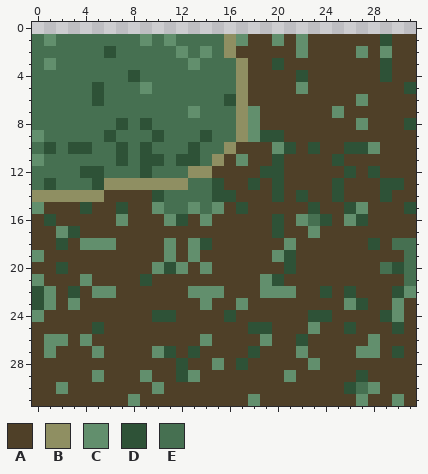
Two states of a pixel-art sprite, sinkdungeon_resource/Texture/dungeon/coast008.png. The picture above is the old version.
The file is 32x32 pixels.
Palette (. is transparent): A #4f4028  B #8f8f62  C #628f6d  D #2e5237  E #467051
Pixels before, first column x 0:
 1 ECEEEEEEECECEEEEBCAACACAAAAAADAA
 2 EEEEEEDEEEEECECEBAAAAACAAAACACAA
 3 ECEEEEEEEEEEECEEEBAADAAAAAAAADAA
 4 EEEEEEEEDEEEEEEEEBAAAADAAAAAADAA
 5 EEEEEDEEECEEEEEEEBAAAACAAAAAAAAD
 6 EEEEEDEEEEEEEEEEDBAAAAAAAAACAAAA
 7 EEEEEEEEEEEEECEEEBCAAAAAACAAAAAA
 8 EEEEEEEDEDEEEEEEEBCAAAAAAAACAAAD
 9 CEEEEEDEEEDEEEDEEBCDDAAAAAAAAAAA
10 EDEDDEEDEDEEEDEEBAAACDADAADDCAAA
11 CEEEEEEDEDDEDDEBACAADAAAADAAAAAA
12 EEEEDDEEEDEEEBBAAAADDAAAAADADAAA
13 EDEEEDBBBBBBBEEDAADADAAAADAAADDA
14 BBBBBBAAAADEEEEDDAAADADAADAAADAA
15 CAAADAADAACEECECADAAAAADAADCAAAD
16 ADAAAAACAAACDACAAAAADACEDACDAAAA
17 AACDAAAAAAAAAAAAAAAADAACAAAAAAAA
18 AADACCCAAAACACDAAAAAACAAAAAADAEE
19 CAAAAAAAAAACACAAAAAACDAAAAAAAAAE
20 AADAAAAAAACDCACAAAAAADAAAAAAAEDE
21 CAAACAAAADAAAAAAAAACDAAAAAAAAAAE
22 DCADACCAAAAAACCCAAACCCAADADAAADC
23 DCACAAAAAAAAAACAACAAAAAAAACDAACA
24 CAAAAAAAAADDAAAADAAAAAADDAAAADCA
25 AAAAADAAAAAAAAAAAADDAAACAADAAADA
26 ACCACAAAAAAAAACAAAACAADAAAAACAAA
27 ACAAACAAAACDADAAAADAAACAAAACCADA
28 AAAAAAAAAAAADAACADAAAAACAAAAAAAA
29 AAAAACAAACAADCAAAAAAACAAAAADAAAA
30 AACAAAAAAACAAAAAAAAAAAAAAADECAAA
31 AAAAAAAACAAAAAAAAACAAAAAAAACAACA
Now the later version:
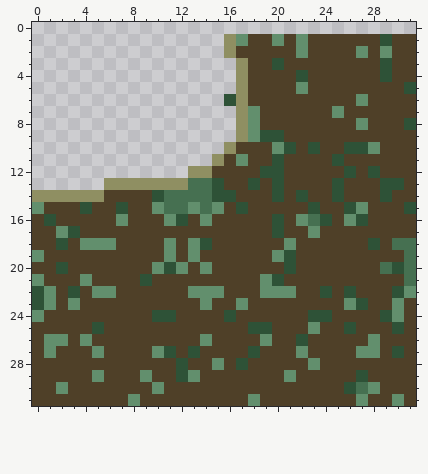
Diff:
Colour C is removed in row 1 at x 1, 9 and 11; in row 2 at x 12 and 14; in row 3 at x 1 and 13; in row 5 at x 9; in row 7 at x 13; in row 9 at x 0.
Colour C is removed in row 11 at x 0.
Colour D is removed in row 2 at x 6; in row 4 at x 8; in rows 5 to 6 at x 5; in row 8 at x 7 and 9; in row 9 at x 6, 10 and 14; in row 10 at x 1, 3 to 4, 7, 9 and 13.
Colour D is removed in row 11 at x 7, 9 to 10 and 12 to 13; in row 12 at x 4 to 5 and 9; in row 13 at x 1 and 5.
Colour E is removed in row 1 at x 0, 2 to 8, 10 and 12 to 15; in row 2 at x 0 to 5, 7 to 11, 13 and 15; in row 3 at x 0, 2 to 12 and 14 to 16; in row 4 at x 0 to 7 and 9 to 16; in row 5 at x 0 to 4, 6 to 8 and 10 to 16; in row 6 at x 0 to 4 and 6 to 15.
Colour E is removed in row 7 at x 0 to 12 and 14 to 16; in row 8 at x 0 to 6, 8 and 10 to 16; in row 9 at x 1 to 5, 7 to 9, 11 to 13 and 15 to 16; in row 10 at x 0, 2, 5 to 6, 8, 10 to 12 and 14 to 15; in row 11 at x 1 to 6, 8, 11 and 14; in row 12 at x 0 to 3, 6 to 8 and 10 to 12.
Colour E is removed in row 13 at x 0 and 2 to 4.
